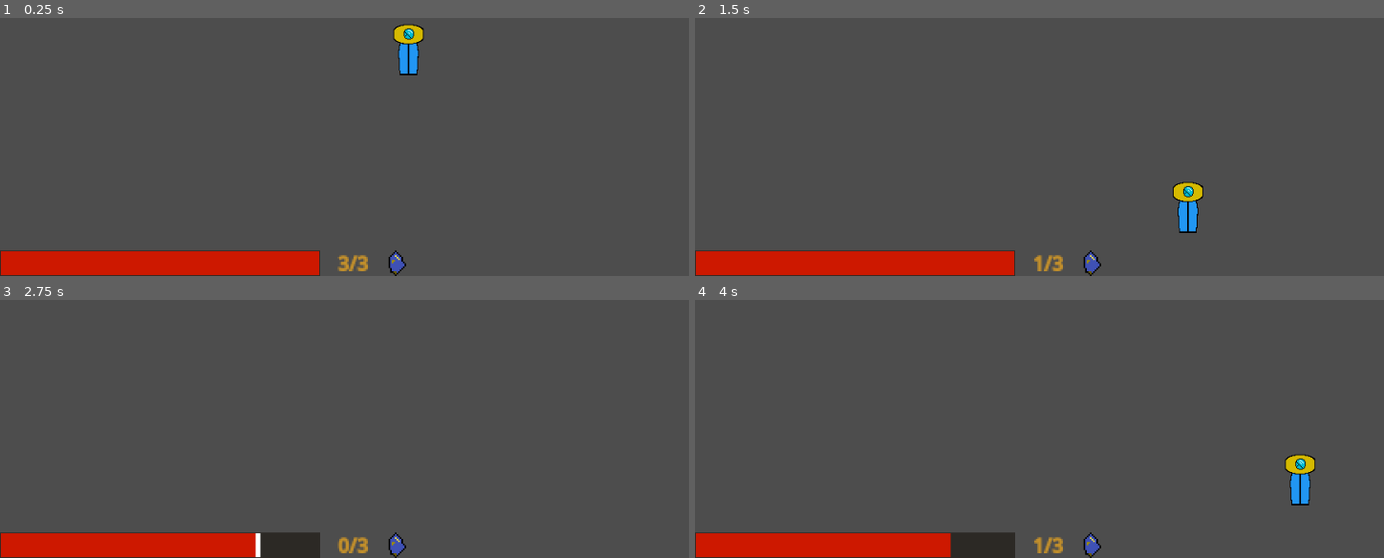
Above: before the commit, frames 1-4 (two rows, left to right).
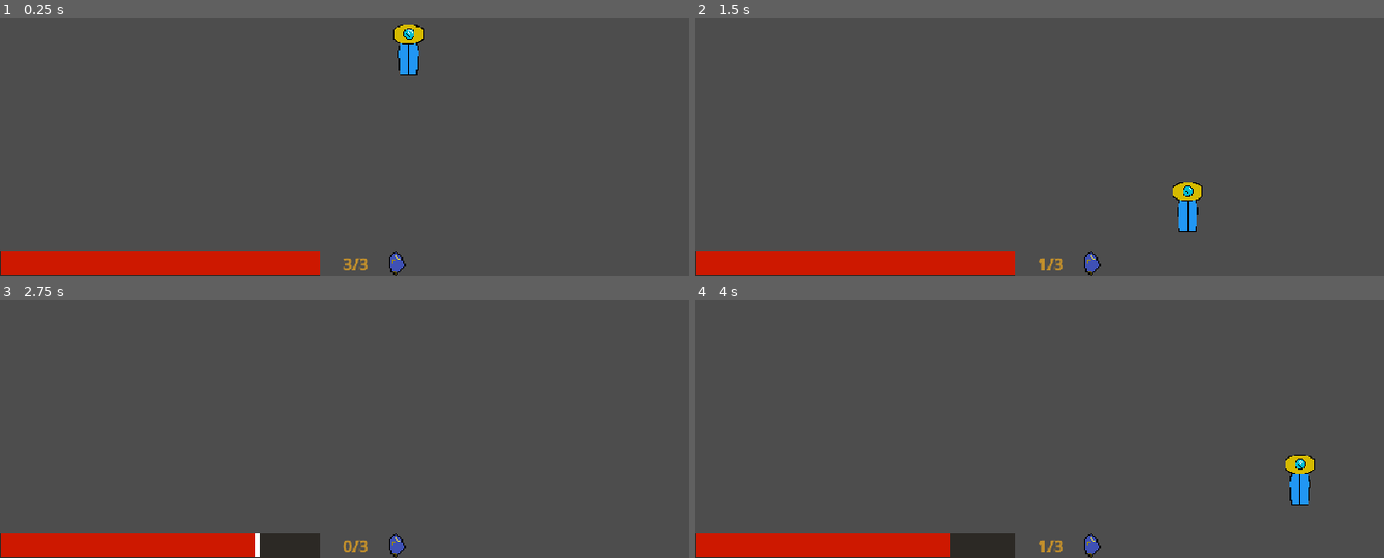
Above: after the commit, the same moments.

Repository: nf12pro/ChronoAnchor
Game: Godot game, scene res://scenes/testing_scene.tscn
Two runs of this game, one before a commit and one after it. Both use one fixed random seed, a clock stepped at 60 frames per second and the inputs below.
Inputs (mouse positions are in pixels of both pictures, inside the frame that each line leads up to):
- Up to frame 1 (0.25 s): no input
- Up to frame 2 (1.5 s): tap Enter at 0.5 s; move the mouse to (1246, 38) at 0.52 s; hold Right (move_right) 0.53-1.28 s; hold Shift (dash) 0.53-1.28 s; click (1246, 38) at 0.67 s; move the mouse to (922, 82) at 1.27 s; hold S (move_down) from 1.28 s (still down); tap Shift (dash) at 1.35 s
- Up to frame 3 (2.75 s): move the mouse to (outside the picture) at 2.02 s; release S (move_down) at 2.03 s; hold Right (move_right) from 2.03 s (still down); hold P (take_damage_test) from 2.03 s (still down); tap Shift (dash) at 2.3 s
- Up to frame 4 (4 s): move the mouse to (1039, 429) at 2.77 s; release Right (move_right) at 2.78 s; release P (take_damage_test) at 2.78 s; hold W (move_up) 2.78-3.53 s; tap Alt at 2.85 s; click (1039, 429) at 2.92 s; tap Shift (dash) at 3.05 s; move the mouse to (1308, 408) at 3.52 s; hold A (move_left) from 3.53 s (still down); hold Shift (dash) from 3.53 s (still down)

The runs differ from the first frame. In frame 1, 0.6% of the frame differs, in the area x 0-62%, y 2-100%; in frame 2, 0.6%; in frame 3, 0.4%; in frame 4, 0.6%.

Commit message:
Working Dash Tracker Label
Issue caused by stretch mode

Diff:
--- a/project.godot
+++ b/project.godot
@@ -21,7 +21,7 @@
 window/size/viewport_width=960
 window/size/viewport_height=540
 window/size/mode=3
-window/stretch/mode="viewport"
+window/stretch/mode="canvas_items"
 
 [editor]
 
--- a/scenes/player.tscn
+++ b/scenes/player.tscn
@@ -33,8 +33,6 @@
 [node name="player" type="CharacterBody2D" unique_id=142865822]
 script = ExtResource("1_g2els")
 
-[node name="dash_timer" type="Timer" parent="." unique_id=1841688279]
-
 [node name="animated_sprite_2d" type="AnimatedSprite2D" parent="." unique_id=2084851377]
 position = Vector2(32, 32)
 sprite_frames = SubResource("SpriteFrames_6esg4")
@@ -47,28 +45,31 @@
 
 [node name="canvas_layer" type="CanvasLayer" parent="." unique_id=527961938]
 
-[node name="dash_shard" type="Sprite2D" parent="canvas_layer" unique_id=290740632]
-position = Vector2(496, 524)
-scale = Vector2(2, 2)
-texture = ExtResource("4_dqkch")
-
-[node name="dash_tracker" type="RichTextLabel" parent="canvas_layer/dash_shard" unique_id=517359511]
+[node name="dash_tracker" type="RichTextLabel" parent="canvas_layer" unique_id=517359511]
 anchors_preset = -1
-anchor_left = -2.469
-anchor_right = 0.21900001
-anchor_bottom = 0.96900004
-offset_left = -7.9959984
-offset_top = -8.5
-offset_right = -8.004
-offset_bottom = -8.004001
+anchor_left = 0.42000002
+anchor_top = 0.94100004
+anchor_right = 0.51000005
+anchor_bottom = 0.998
+offset_left = -0.2000122
+offset_top = -0.14001465
+offset_right = 0.39996338
+offset_bottom = 0.079956055
+grow_horizontal = 2
+grow_vertical = 2
 theme_override_colors/default_color = Color(0.75986844, 0.5605189, 0.16995767, 1)
-theme_override_font_sizes/normal_font_size = 12
-theme_override_font_sizes/bold_font_size = 12
+theme_override_font_sizes/normal_font_size = 14
+theme_override_font_sizes/bold_font_size = 20
 bbcode_enabled = true
 text = "[b] 3/3"
 scroll_active = false
 horizontal_alignment = 1
 vertical_alignment = 2
+
+[node name="dash_shard" type="Sprite2D" parent="canvas_layer" unique_id=290740632]
+position = Vector2(496, 524)
+scale = Vector2(2, 2)
+texture = ExtResource("4_dqkch")
 
 [node name="health_bar" parent="canvas_layer" unique_id=2078701455 instance=ExtResource("3_qhqgy")]
 anchors_preset = 2
@@ -83,5 +84,8 @@
 [node name="health_timer" type="Timer" parent="." unique_id=899907336]
 wait_time = 0.2
 
+[node name="dash_timer" type="Timer" parent="." unique_id=1841688279]
+wait_time = 3.0
+
+[connection signal="timeout" from="health_timer" to="." method="_on_health_timer_timeout"]
 [connection signal="timeout" from="dash_timer" to="." method="_on_dash_timer_timeout"]
-[connection signal="timeout" from="health_timer" to="." method="_on_health_timer_timeout"]
--- a/scripts/player.gd
+++ b/scripts/player.gd
@@ -31,6 +31,8 @@
 
 #region Dash
 @onready var dash_timer = $dash_timer
+@onready var dash_tracker = $canvas_layer/dash_tracker
+
 var dash_charges: int = 3
 var is_dashing: bool = false
 var dash_time_left: float = 0.0
@@ -41,7 +43,6 @@
 @export var dash_speed: float = 600.0
 @export var dash_duration: float = 0.15
 @export var dash_charge_cooldown: float = 3.0
-@onready var dash_tracker = $canvas_layer/dash_shard/dash_tracker
 #endregion
 
 func _ready():
